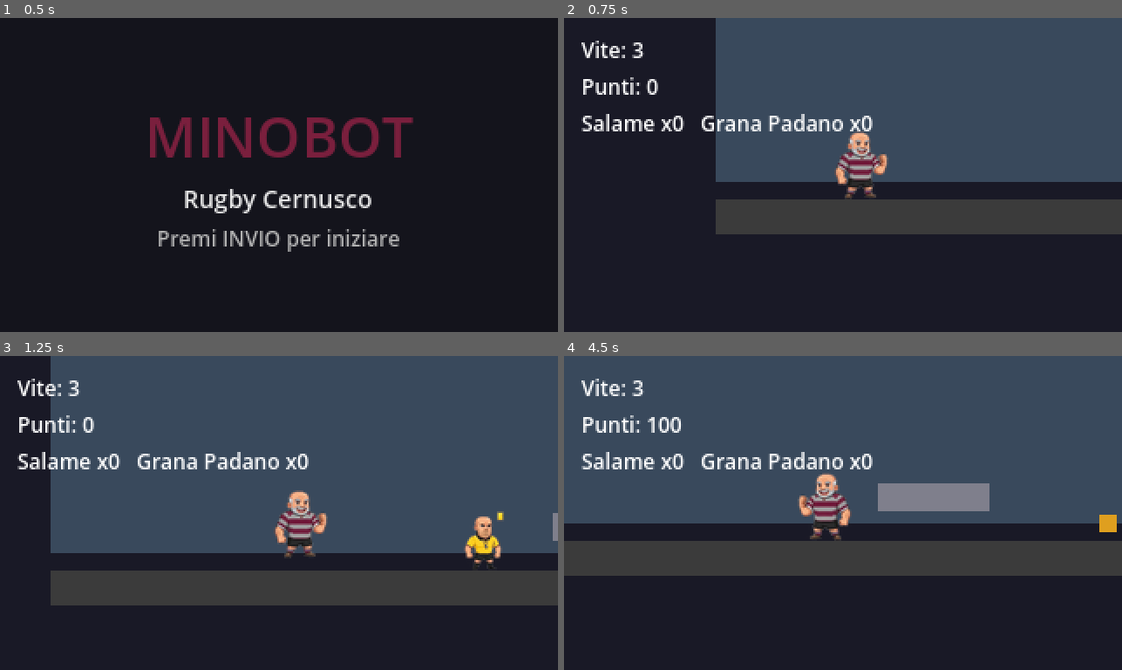
Above: before the commit, frames 1-4 (two rows, left to right).
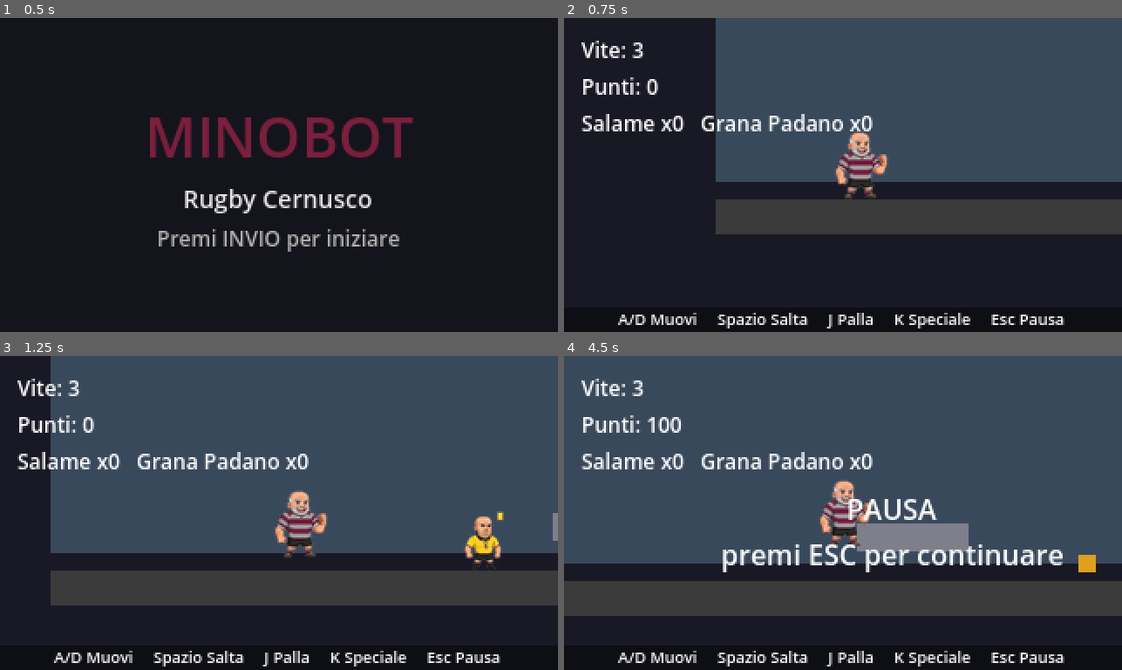
Above: after the commit, the same moments.

Repository: quadroce/minobot
Game: Godot game, scene res://scenes/Main.tscn
The game is run twice, just before and just after one commit, with the same random seed, the same clock (stepped at 60 frames per second) and the same inputs.
Inputs:
- Up to frame 1 (0.5 s): no input
- Up to frame 2 (0.75 s): tap Enter (start_game) at 0.5, 0.6 s; hold Right (move_right) from 0.53 s (still down)
- Up to frame 3 (1.25 s): keep holding Right (move_right); tap Space (jump) at 0.77 s
- Up to frame 4 (4.5 s): tap J (throw_ball) at 1.35, 3.6 s; tap Space (jump) at 1.52, 3.02, 3.77 s; release Right (move_right) at 2.03 s; hold Left (move_left) 2.03-2.78 s; tap K (throw_special) at 2.1, 4.35 s; hold Right (move_right) 2.78-4.28 s; tap Enter (start_game) at 2.85 s; tap Escape (pause_game) at 4.15 s; hold Left (move_left) from 4.28 s (still down)

Frame 1 is identical in both runs. In frame 2, 1.3% of the frame differs, in the area x 9-90%, y 93-99%; in frame 3, 1.3%; in frame 4, 32%, in the area x 0-100%, y 37-99%.

Commit message:
Aggiunge legenda comandi in-game e pausa funzionante
Striscia in basso sempre visibile con i tasti (movimento, salto, lancio
palla/speciale, pausa). Il tasto pausa (Esc) ora funziona davvero:
ferma l'albero di scena e mostra "PAUSA", senza interferire con la
pausa gia' usata dalla schermata di game over/vittoria.

Co-Authored-By: Claude Sonnet 5 <noreply@anthropic.com>

Diff:
--- a/scenes/ui/HUD.tscn
+++ b/scenes/ui/HUD.tscn
@@ -3,6 +3,7 @@
 [ext_resource type="Script" path="res://scripts/ui/hud.gd" id="1"]
 
 [node name="HUD" type="CanvasLayer"]
+process_mode = 3
 script = ExtResource("1")
 
 [node name="Margin" type="MarginContainer" parent="."]
@@ -43,3 +44,38 @@
 max_value = 20.0
 value = 20.0
 show_percentage = false
+
+[node name="LegendBackground" type="ColorRect" parent="."]
+anchor_top = 1.0
+anchor_right = 1.0
+anchor_bottom = 1.0
+offset_top = -14.0
+color = Color(0, 0, 0, 0.45)
+
+[node name="LegendLabel" type="Label" parent="."]
+anchor_top = 1.0
+anchor_right = 1.0
+anchor_bottom = 1.0
+offset_top = -14.0
+theme_override_colors/font_color = Color(1, 1, 1, 1)
+theme_override_font_sizes/font_size = 9
+horizontal_alignment = 1
+vertical_alignment = 1
+text = "A/D Muovi     Spazio Salta     J Palla     K Speciale     Esc Pausa"
+
+[node name="PauseLabel" type="Label" parent="."]
+visible = false
+anchor_left = 0.5
+anchor_top = 0.5
+anchor_right = 0.5
+anchor_bottom = 0.5
+offset_left = -70.0
+offset_top = -14.0
+offset_right = 70.0
+offset_bottom = 14.0
+theme_override_colors/font_color = Color(1, 1, 1, 1)
+theme_override_font_sizes/font_size = 16
+horizontal_alignment = 1
+vertical_alignment = 1
+text = "PAUSA
+premi ESC per continuare"
--- a/scripts/ui/hud.gd
+++ b/scripts/ui/hud.gd
@@ -6,6 +6,19 @@
 @onready var _score_label: Label = $Margin/VBox/ScoreLabel
 @onready var _ammo_label: Label = $Margin/VBox/AmmoLabel
 @onready var _boss_bar: ProgressBar = $Margin/VBox/BossBar
+@onready var _pause_label: Label = $PauseLabel
+
+var _is_paused_by_menu: bool = false
+
+
+func _process(_delta: float) -> void:
+	if not Input.is_action_just_pressed("pause_game"):
+		return
+	if get_tree().paused and not _is_paused_by_menu:
+		return # il gioco e' fermo per game over/vittoria, non per pausa manuale
+	_is_paused_by_menu = not _is_paused_by_menu
+	get_tree().paused = _is_paused_by_menu
+	_pause_label.visible = _is_paused_by_menu
 
 
 func _ready() -> void:
